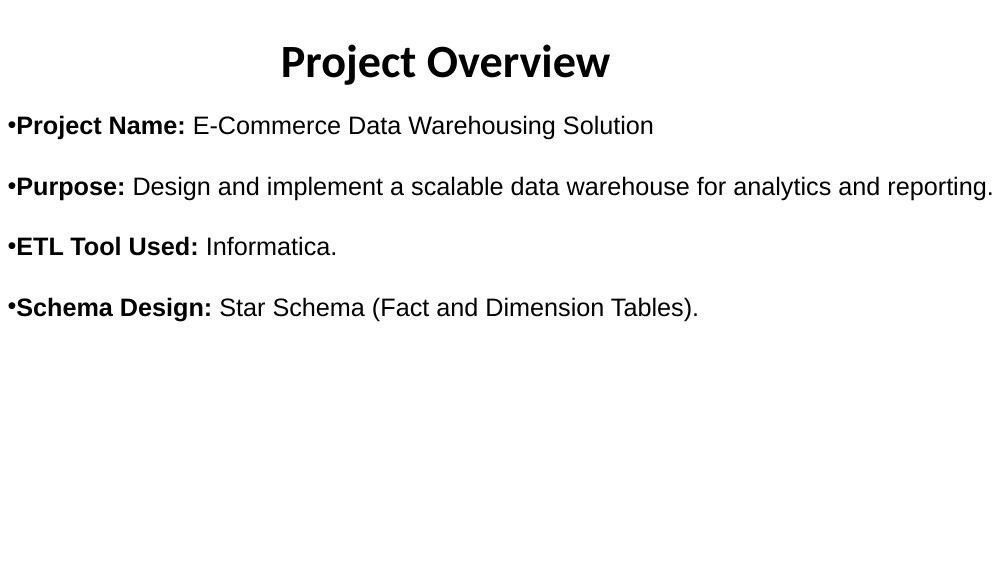
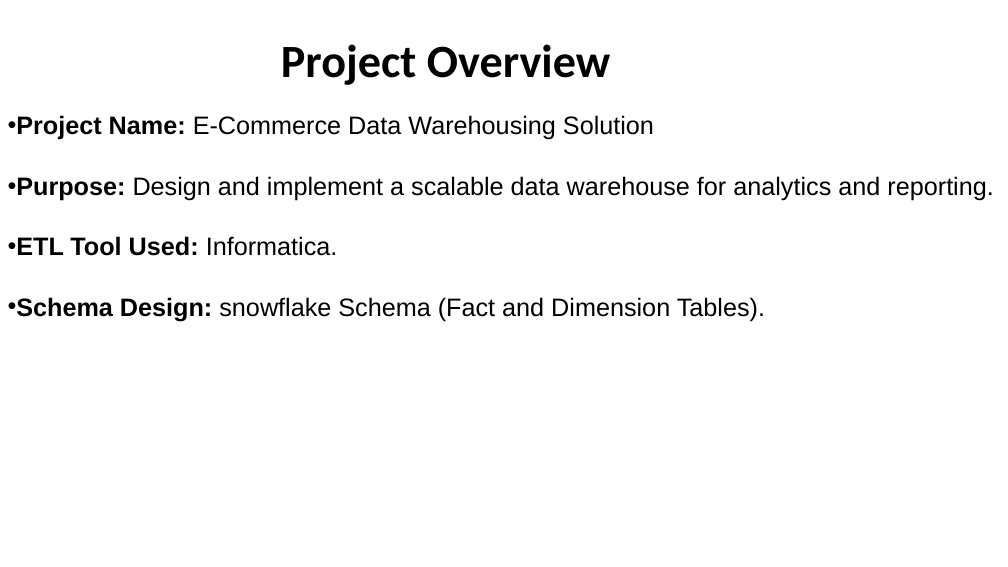
Before and after one commit to AbdulRahmanMohammedEid/E-commerce-Data-Warehouse, a slide deck: slide 21 of e commerce presentation.pptx. Drawn at 1008x567 pixels with LibreOffice and Linux fonts; fonts in the diff are those of the drawing. Boxes give left, top, right and bottom in pixels: in the first picture for what was removed or moved away, otherwise in the second. Text is boxed around its words. In the diff, an @@ line names an element or a change of style, - is before the commit and + after.

```diff
--- a/e commerce presentation.pptx
+++ b/e commerce presentation.pptx
@@ text at (16, 297, 765, 322): text changed @@
-• Schema Design: Star Schema (Fact and Dimension Tables).
+• Schema Design: snowflake Schema (Fact and Dimension Tables).
```
Also in this commit, not shown: 2 other slides changed.
